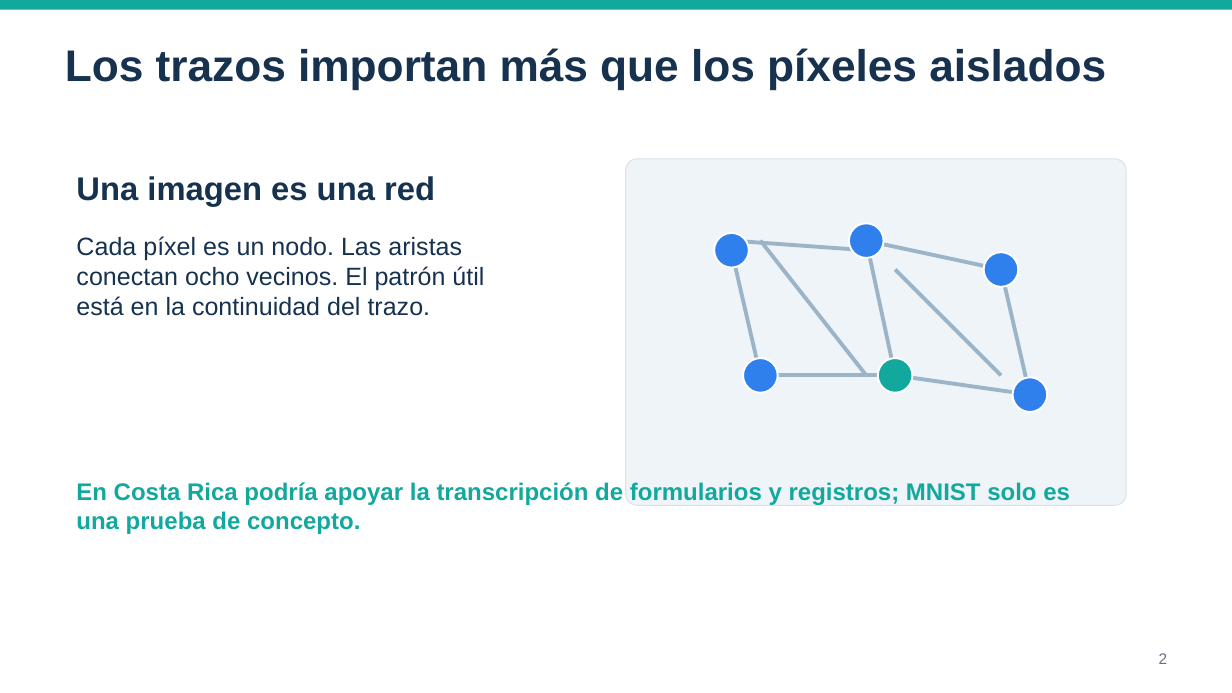
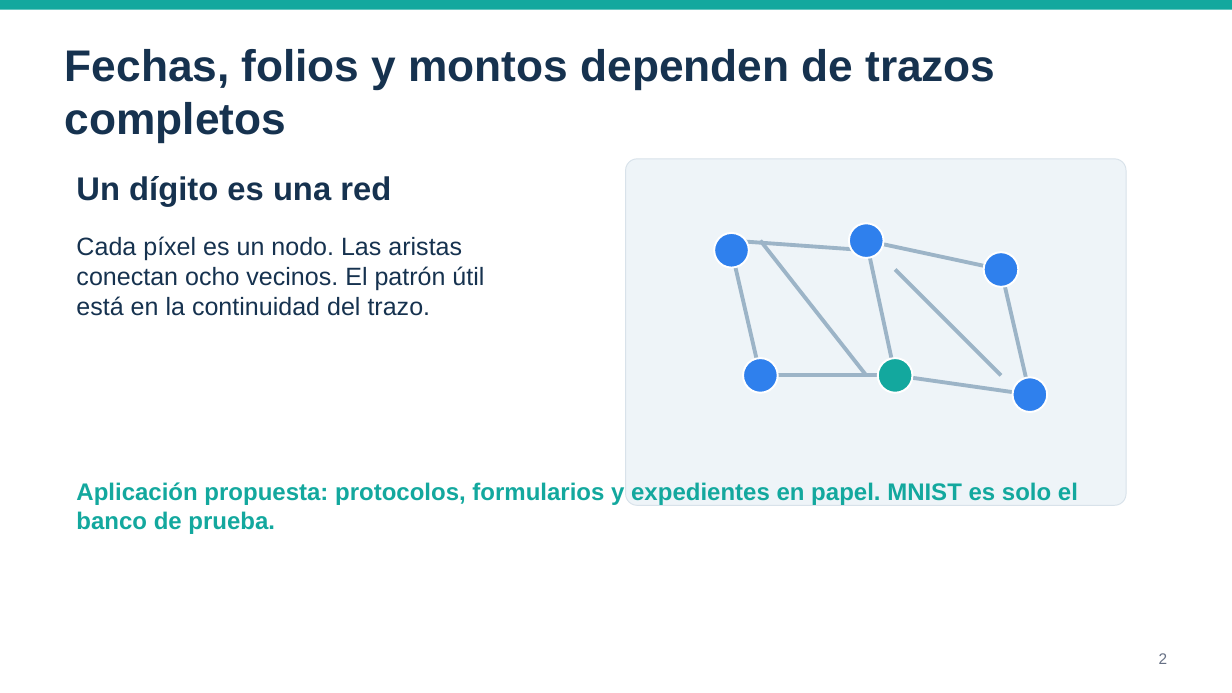
Before and after one commit to EmiliodeGomez/redes-neuronales-grafos-mnist, a slide deck: slide 2 of presentacion/PresentacionFinal_Grupo_RedesNeuronalesGrafos.pptx. Drawn at 1232x693 pixels with LibreOffice and Linux fonts; fonts in the diff are those of the drawing. Boxes give left, top, right and bottom in pixels: in the first picture for what was removed or moved away, otherwise in the second. Text is boxed around its words. In the diff, an @@ line names an element or a change of style, - is before the commit and + after.

```diff
--- a/presentacion/PresentacionFinal_Grupo_RedesNeuronalesGrafos.pptx
+++ b/presentacion/PresentacionFinal_Grupo_RedesNeuronalesGrafos.pptx
@@ text at [65,49,995,143]: text changed @@
-Los trazos importan más que los píxeles aislados
+Fechas, folios y montos dependen de trazos completos
@@ text at [76,176,391,207]: text changed @@
-Una imagen es una red
+Un dígito es una red
@@ text at [76,482,1078,534]: text changed @@
-En Costa Rica podría apoyar la transcripción de formularios y registros; MNIST solo es una prueba de concepto.
+Aplicación propuesta: protocolos, formularios y expedientes en papel. MNIST es solo el banco de prueba.
```
Also in this commit, not shown: 5 other slides changed, 8 other files.
